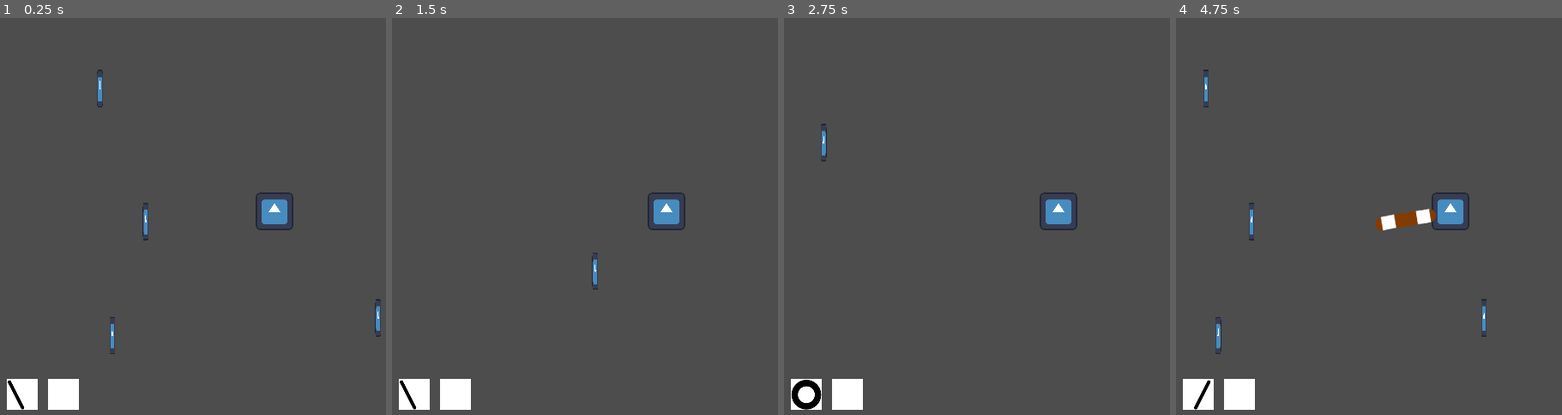
Above: before the commit, frames 1-4 (left to right).
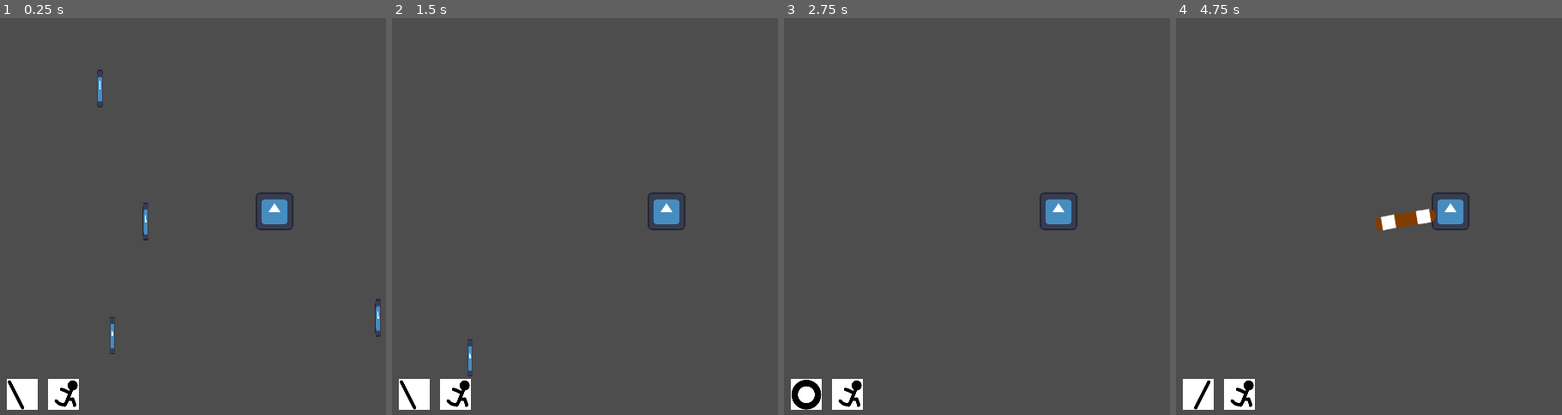
Above: after the commit, the same moments.

Repository: nonagaga/pizza-jam
Game: Godot game, scene res://Test Scenes/Entity Testing.tscn
The game is run twice, just before and just after one commit, with the same random seed, the same clock (stepped at 60 frames per second) and the same inputs. This scene is started directly instead of the project's main scene. The engine's default icon, where the game draws it, is replaced by a stand-in: a white triangle on a blue panel in a dark square.
Inputs (mouse positions are in pixels of both pictures, inside the frame that each line leads up to):
- Up to frame 1 (0.25 s): no input
- Up to frame 2 (1.5 s): tap Enter at 0.5 s; move the mouse to (outside the picture) at 0.52 s; press the mouse at (outside the picture) at 0.53 s; hold D (Move Right) 0.53-1.28 s; right-click (outside the picture) at 0.8 s; move the mouse to (557, 232) at 1.27 s; release the mouse at (557, 232) at 1.28 s; hold S (Move Down) from 1.28 s (still down); right-click (557, 232) at 1.35 s
- Up to frame 3 (2.75 s): click (949, 232) at 1.55 s; move the mouse to (1112, 121) at 2.02 s; release S (Move Down) at 2.03 s; press the mouse at (1112, 121) at 2.03 s; hold D (Move Right) from 2.03 s (still down); right-click (1112, 121) at 2.3 s
- Up to frame 4 (4.75 s): move the mouse to (1423, 291) at 2.77 s; release D (Move Right) at 2.78 s; release the mouse at (1423, 291) at 2.78 s; hold W (Move Up) 2.78-3.53 s; right-click (1423, 291) at 2.85 s; click (1423, 291) at 3.05 s; move the mouse to (outside the picture) at 3.52 s; press the mouse at (outside the picture) at 3.53 s; hold A (Move Left) from 3.53 s (still down); right-click (outside the picture) at 3.8 s; move the mouse to (1284, 149) at 4.27 s; release the mouse at (1284, 149) at 4.28 s; right-click (1284, 149) at 4.35 s; click (1284, 149) at 4.55 s

The runs differ from the first frame. In frame 1, 0.2% of the frame differs, in the area x 14-21%, y 91-99%; in frame 2, 0.3%; in frame 3, 0.3%; in frame 4, 0.5%, in the area x 7-81%, y 12-99%.

Commit message:
added codex dash

Diff:
--- a/Abilities/Ability.gd
+++ b/Abilities/Ability.gd
@@ -4,6 +4,7 @@
 @export var ability_icon: Texture
 
 @export var projectile: PackedScene
+@export var effect: PackedScene
 
 ## The cooldown for the button for this ability.
 ## If the ability has an expected duration, then
--- /dev/null
+++ b/Abilities/Dash/Dash.tres
@@ -0,0 +1,13 @@
+[gd_resource type="Resource" script_class="Ability" format=3 uid="uid://dx1dayt7webm7"]
+
+[ext_resource type="Script" uid="uid://cch8y4ugk455o" path="res://Abilities/Ability.gd" id="1_6t2kw"]
+[ext_resource type="Texture2D" uid="uid://cabph165cr3in" path="res://Abilities/Dash/dash.png" id="1_pt346"]
+[ext_resource type="PackedScene" uid="uid://dowhf77m1ghj4" path="res://Abilities/Dash/Dash.tscn" id="2_nrym5"]
+
+[resource]
+script = ExtResource("1_6t2kw")
+ability_name = "Dash"
+ability_icon = ExtResource("1_pt346")
+effect = ExtResource("2_nrym5")
+slot_cooldown = 3.0
+metadata/_custom_type_script = "uid://cch8y4ugk455o"
--- /dev/null
+++ b/Abilities/Dash/Dash.tscn
@@ -0,0 +1,7 @@
+[gd_scene format=3 uid="uid://dowhf77m1ghj4"]
+
+[ext_resource type="Script" uid="uid://c236engucchhj" path="res://Abilities/Dash/dash.gd" id="1_ohip8"]
+
+[node name="Dash" type="Node2D" unique_id=295071379]
+script = ExtResource("1_ohip8")
+metadata/_custom_type_script = "uid://5og2uxwi2y2e"
--- /dev/null
+++ b/Abilities/Dash/dash.gd
@@ -0,0 +1,6 @@
+extends EntityEffect
+
+func do_effect() -> void:
+	entity.codex_dash((get_global_mouse_position() - global_position),
+		4.0, 0.5)
+	queue_free()
--- /dev/null
+++ b/Abilities/EntityEffect.gd
@@ -0,0 +1,8 @@
+## Something that can be spawned by an ability instead of a projectile.
+## Could be an effect on the entity (dash) or a buff.
+class_name EntityEffect extends Node2D
+
+@onready var entity = get_parent() as Entity
+
+func do_effect() -> void:
+	pass
--- a/Entities/Modules/AbilityModule.gd
+++ b/Entities/Modules/AbilityModule.gd
@@ -2,9 +2,15 @@
 class_name AbilityModule extends EntityModule
 
 static var LEFT_SWING = preload("res://Abilities/Left Swing/LeftSwing.tres") as Ability
+static var DASH = preload("res://Abilities/Dash/Dash.tres") as Ability
 
 @export var primary_ability: Ability
 @export var secondary_ability: Ability
+
+var _slot_timer_primary = 0.0 as float
+var _combo_timer_primary = 0.0 as float
+var _slot_timer_secondary = 0.0 as float
+var _combo_timer_secondary = 0.0 as float
 
 ## Ability modifiers as percentages.
 ## Gained from rougelike items, can upgrade each ability.
@@ -13,13 +19,10 @@
 @export var ability_strength_mod = 0.0 as float
 @export var ability_cooldown_mod = 0.0 as float
 
+signal changed_primary_icon(texture: Texture2D)
+signal changed_secondary_icon(texture: Texture2D)
 
 
-signal changed_primary_icon(texture: Texture2D)
-
-
-var _slot_timer_primary = 0.0 as float
-var _combo_timer_primary = 0.0 as float
 
 func _ready() -> void:
 	swap_primary_ability(primary_ability)
@@ -32,10 +35,20 @@
 		if _combo_timer_primary <= 0.0:
 			swap_primary_ability(LEFT_SWING)
 
+	if _slot_timer_secondary >= 0.0:
+		_slot_timer_secondary -= delta
+	if _combo_timer_secondary >= 0.0:
+		_combo_timer_secondary -= delta
+		if _combo_timer_secondary <= 0.0:
+			swap_secondary_ability(DASH)
+
 func swap_primary_ability(new_ability: Ability) -> void:
 	primary_ability = new_ability
 	changed_primary_icon.emit(new_ability.ability_icon)
 
+func swap_secondary_ability(new_ability: Ability) -> void:
+	secondary_ability = new_ability
+	changed_secondary_icon.emit(new_ability.ability_icon)
 
 func _unhandled_input(event: InputEvent) -> void:
 	if event.is_action_pressed("Primary Ability"):
@@ -43,14 +56,38 @@
 			return
 		use_primary_ability()
 
+	elif event.is_action_pressed("Secondary Ability"):
+		if _slot_timer_secondary > 0.0:
+			return
+		use_secondary_ability()
+
 func use_primary_ability() -> void:
 	_slot_timer_primary = primary_ability.slot_cooldown
-	var proj = primary_ability.projectile.instantiate() as AbilityProjectile
 
-	entity.add_child(proj)
+	if primary_ability.projectile != null:
+		var proj = primary_ability.projectile.instantiate() as AbilityProjectile
+		entity.add_child(proj)
 
 	if primary_ability.combo_ability == null:
 		swap_primary_ability(LEFT_SWING)
 	else:
 		swap_primary_ability(primary_ability.combo_ability)
 		_combo_timer_primary = primary_ability.combo_timer
+
+
+func use_secondary_ability() -> void:
+	_slot_timer_secondary = secondary_ability.slot_cooldown
+
+	if secondary_ability.projectile != null:
+		var proj = secondary_ability.projectile.instantiate() as AbilityProjectile
+		entity.add_child(proj)
+	if secondary_ability.effect != null:
+		var eff = secondary_ability.effect.instantiate() as EntityEffect
+		entity.add_child(eff)
+		eff.do_effect()
+
+	if secondary_ability.combo_ability == null:
+		swap_secondary_ability(DASH)
+	else:
+		swap_secondary_ability(secondary_ability.combo_ability)
+		_combo_timer_secondary = secondary_ability.combo_timer
--- a/Entities/Modules/MovementInput.gd
+++ b/Entities/Modules/MovementInput.gd
@@ -3,5 +3,6 @@
 
 
 func _unhandled_key_input(event: InputEvent) -> void:
-	var move_norm_vec = Input.get_vector("Move Left", "Move Right", "Move Up", "Move Down")
+	var move_norm_vec = Input.get_vector(
+		"Move Left", "Move Right", "Move Up", "Move Down")
 	entity_movement.apply_movement_input(move_norm_vec)
--- a/Entities/Modules/MovementModule.gd
+++ b/Entities/Modules/MovementModule.gd
@@ -15,4 +15,6 @@
 		return []
 
 func apply_movement_input(move_vec: Vector2) -> void:
+	if entity.is_forced_moved:
+		return
 	entity.velocity = move_vec * walk_speed * Physics.PIXEL_METER
--- a/Entities/Player.tscn
+++ b/Entities/Player.tscn
@@ -5,6 +5,8 @@
 [ext_resource type="Script" uid="uid://b30auqqb707te" path="res://Entities/Modules/MovementInput.gd" id="3_c7jvw"]
 [ext_resource type="Script" uid="uid://duk7p1k5fwd7x" path="res://Entities/Modules/AbilityModule.gd" id="4_c7jvw"]
 [ext_resource type="Resource" uid="uid://hjesvj8vjia6" path="res://Abilities/Left Swing/LeftSwing.tres" id="5_2a4id"]
+[ext_resource type="Texture2D" uid="uid://b80m5nfmsq45u" path="res://Abilities/Left Swing/left swing.png" id="6_drum4"]
+[ext_resource type="Resource" uid="uid://dx1dayt7webm7" path="res://Abilities/Dash/Dash.tres" id="6_io258"]
 
 [node name="Player" unique_id=639906909 instance=ExtResource("1_41wu2")]
 entity_name = "Player"
@@ -20,6 +22,7 @@
 [node name="AbilityModule" type="Node" parent="." index="3" unique_id=1674121974]
 script = ExtResource("4_c7jvw")
 primary_ability = ExtResource("5_2a4id")
+secondary_ability = ExtResource("6_io258")
 metadata/_custom_type_script = "uid://duk7p1k5fwd7x"
 
 [node name="Camera2D" type="Camera2D" parent="." index="4" unique_id=975768696]
@@ -43,6 +46,7 @@
 anchor_bottom = 1.0
 grow_horizontal = 2
 grow_vertical = 2
+texture = ExtResource("6_drum4")
 
 [node name="ColorRect2" type="ColorRect" parent="TestUI" index="1" unique_id=1523958160]
 layout_mode = 0
@@ -60,3 +64,4 @@
 grow_vertical = 2
 
 [connection signal="changed_primary_icon" from="AbilityModule" to="TestUI/ColorRect/Abil1" method="set_texture"]
+[connection signal="changed_secondary_icon" from="AbilityModule" to="TestUI/ColorRect2/Abil2" method="set_texture"]
--- a/Entities/entity.gd
+++ b/Entities/entity.gd
@@ -2,5 +2,41 @@
 
 @export var entity_name = "Unnamed Entity" as String
 
+## This is true when the entity is being forced to move somehow.
+## After the forced movement ends (push, pull, dash, etc.), this becomes false.
+var is_forced_moved = false as bool
+
 func _physics_process(delta: float) -> void:
 	move_and_slide()
+
+func get_movement_module() -> MovementModule:
+	for child in get_children():
+		if child is MovementModule:
+			return child
+	return null
+
+func codex_dash(direction: Vector2, dash_mult: float,
+		dash_duration: float):
+	if is_forced_moved or direction == Vector2.ZERO:
+		return
+
+	is_forced_moved = true
+
+	var normal_speed = get_movement_module().walk_speed * Physics.PIXEL_METER
+	var dash_speed = normal_speed * dash_mult
+	# Calculate the ratio to hand off perfectly to normal running speed
+	var normal_speed_ratio = 1 / dash_mult
+
+	var tween = create_tween()
+
+	# Pass the lambda function, start value, end value, and duration as clean arguments
+	tween.tween_method(
+		func(speed_mult: float):
+			velocity = direction.normalized() * dash_speed * speed_mult,
+		1.0,
+		normal_speed_ratio,
+		dash_duration
+	).set_trans(Tween.TRANS_CUBIC).set_ease(Tween.EASE_OUT)
+
+	await tween.finished
+	is_forced_moved = false
--- a/project.godot
+++ b/project.godot
@@ -35,6 +35,38 @@
 
 [input]
 
+ui_left={
+"deadzone": 0.5,
+"events": [Object(InputEventKey,"resource_local_to_scene":false,"resource_name":"","device":16,"window_id":0,"alt_pressed":false,"shift_pressed":false,"ctrl_pressed":false,"meta_pressed":false,"pressed":false,"keycode":4194319,"physical_keycode":0,"key_label":0,"unicode":0,"location":0,"echo":false,"script":null)
+, Object(InputEventJoypadButton,"resource_local_to_scene":false,"resource_name":"","device":-1,"button_index":13,"pressure":0.0,"pressed":false,"script":null)
+, Object(InputEventJoypadMotion,"resource_local_to_scene":false,"resource_name":"","device":-1,"axis":0,"axis_value":-1.0,"script":null)
+, Object(InputEventKey,"resource_local_to_scene":false,"resource_name":"","device":-1,"window_id":0,"alt_pressed":false,"shift_pressed":false,"ctrl_pressed":false,"meta_pressed":false,"pressed":false,"keycode":0,"physical_keycode":65,"key_label":0,"unicode":97,"location":0,"echo":false,"script":null)
+]
+}
+ui_right={
+"deadzone": 0.5,
+"events": [Object(InputEventKey,"resource_local_to_scene":false,"resource_name":"","device":16,"window_id":0,"alt_pressed":false,"shift_pressed":false,"ctrl_pressed":false,"meta_pressed":false,"pressed":false,"keycode":4194321,"physical_keycode":0,"key_label":0,"unicode":0,"location":0,"echo":false,"script":null)
+, Object(InputEventJoypadButton,"resource_local_to_scene":false,"resource_name":"","device":-1,"button_index":14,"pressure":0.0,"pressed":false,"script":null)
+, Object(InputEventJoypadMotion,"resource_local_to_scene":false,"resource_name":"","device":-1,"axis":0,"axis_value":1.0,"script":null)
+, Object(InputEventKey,"resource_local_to_scene":false,"resource_name":"","device":-1,"window_id":0,"alt_pressed":false,"shift_pressed":false,"ctrl_pressed":false,"meta_pressed":false,"pressed":false,"keycode":0,"physical_keycode":68,"key_label":0,"unicode":100,"location":0,"echo":false,"script":null)
+]
+}
+ui_up={
+"deadzone": 0.5,
+"events": [Object(InputEventKey,"resource_local_to_scene":false,"resource_name":"","device":16,"window_id":0,"alt_pressed":false,"shift_pressed":false,"ctrl_pressed":false,"meta_pressed":false,"pressed":false,"keycode":4194320,"physical_keycode":0,"key_label":0,"unicode":0,"location":0,"echo":false,"script":null)
+, Object(InputEventJoypadButton,"resource_local_to_scene":false,"resource_name":"","device":-1,"button_index":11,"pressure":0.0,"pressed":false,"script":null)
+, Object(InputEventJoypadMotion,"resource_local_to_scene":false,"resource_name":"","device":-1,"axis":1,"axis_value":-1.0,"script":null)
+, Object(InputEventKey,"resource_local_to_scene":false,"resource_name":"","device":-1,"window_id":0,"alt_pressed":false,"shift_pressed":false,"ctrl_pressed":false,"meta_pressed":false,"pressed":false,"keycode":0,"physical_keycode":87,"key_label":0,"unicode":119,"location":0,"echo":false,"script":null)
+]
+}
+ui_down={
+"deadzone": 0.5,
+"events": [Object(InputEventKey,"resource_local_to_scene":false,"resource_name":"","device":16,"window_id":0,"alt_pressed":false,"shift_pressed":false,"ctrl_pressed":false,"meta_pressed":false,"pressed":false,"keycode":4194322,"physical_keycode":0,"key_label":0,"unicode":0,"location":0,"echo":false,"script":null)
+, Object(InputEventJoypadButton,"resource_local_to_scene":false,"resource_name":"","device":-1,"button_index":12,"pressure":0.0,"pressed":false,"script":null)
+, Object(InputEventJoypadMotion,"resource_local_to_scene":false,"resource_name":"","device":-1,"axis":1,"axis_value":1.0,"script":null)
+, Object(InputEventKey,"resource_local_to_scene":false,"resource_name":"","device":-1,"window_id":0,"alt_pressed":false,"shift_pressed":false,"ctrl_pressed":false,"meta_pressed":false,"pressed":false,"keycode":0,"physical_keycode":83,"key_label":0,"unicode":115,"location":0,"echo":false,"script":null)
+]
+}
 "Move Left"={
 "deadzone": 0.2,
 "events": [Object(InputEventKey,"resource_local_to_scene":false,"resource_name":"","device":-1,"window_id":0,"alt_press …(191 unchanged characters)…
Not shown, added: Abilities/Dash/dash.gd.uid
Binary file added: Abilities/Dash/dash.png
Not shown, added: Abilities/Dash/dash.png.import
Not shown, added: Abilities/EntityEffect.gd.uid
